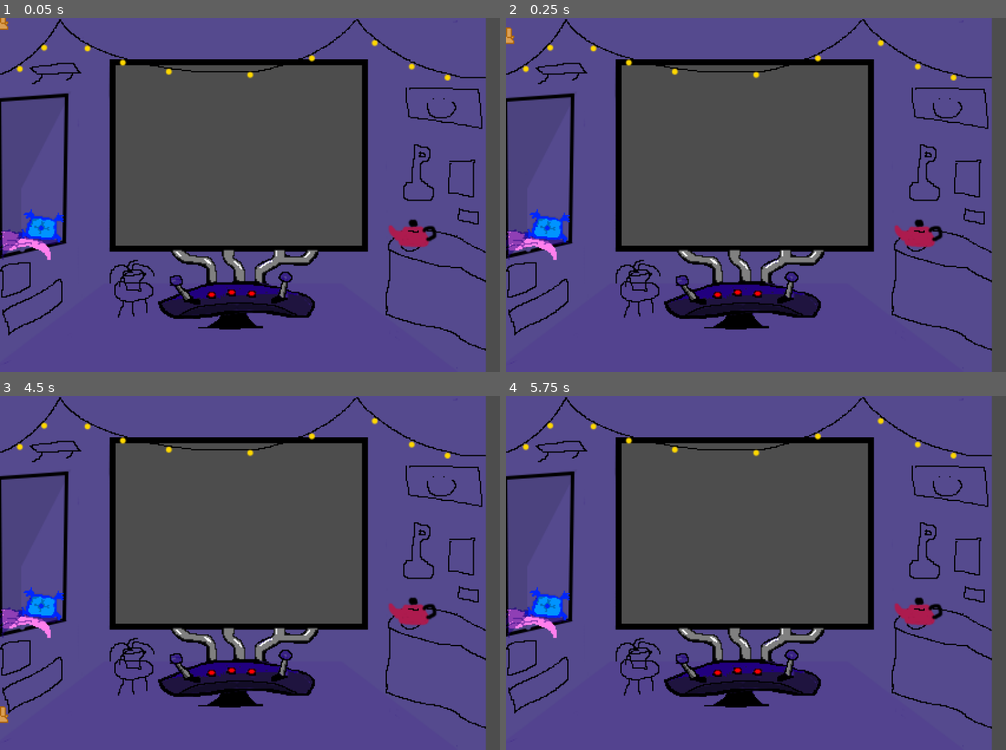
Above: before the commit, frames 1-4 (two rows, left to right).
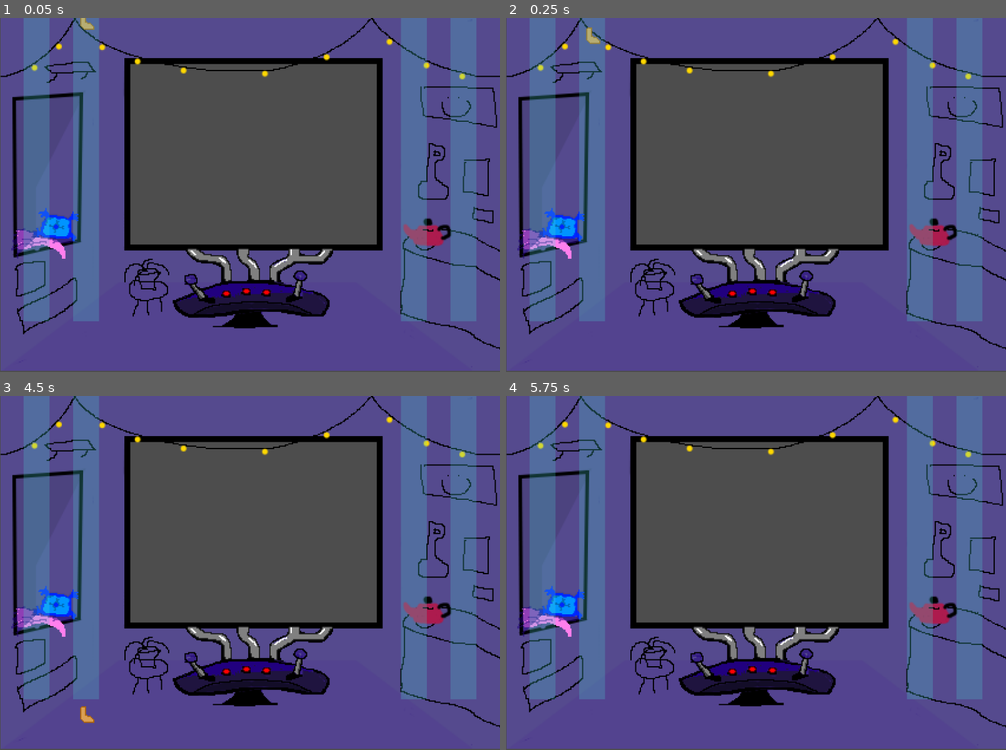
Above: after the commit, the same moments.

Repository: SlickleCode/GMTK2024
Game: Godot game, scene res://main.tscn
The game is run twice, just before and just after one commit, with the same random seed, the same clock (stepped at 60 frames per second) and the same inputs. Sound files missing from this copy of the repository are replaced by a short silence.
Inputs:
- Up to frame 1 (0.05 s): no input
- Up to frame 2 (0.25 s): no input
- Up to frame 3 (4.5 s): no input
- Up to frame 4 (5.75 s): no input

The runs differ from the first frame. In frame 1, 35% of the frame differs, in the area x 0-100%, y 0-100%; in frame 2, 35%; in frame 3, 35%; in frame 4, 35%.

Commit message:
spacing added, hands and feet go to dif places, chutes exist

Diff:
--- a/main.gd
+++ b/main.gd
@@ -13,10 +13,10 @@
 
 func _on_conductor_spot_in_measure(position):
 	if position == 1:
-		$NoteManager.create_note()
+		$NoteManager.create_random_note()
 	elif position == 2:
-		$NoteManager.create_note()
+		$NoteManager.create_random_note()
 	elif position == 3:
-		$NoteManager.create_note()
+		$NoteManager.create_random_note()
 	elif position == 4:
-		$NoteManager.create_note()
+		$NoteManager.create_random_note()
--- a/main.tscn
+++ b/main.tscn
@@ -11,7 +11,7 @@
 script = ExtResource("1_swfh4")
 
 [node name="Outer World Background" type="Sprite2D" parent="."]
-position = Vector2(200, 150)
+position = Vector2(212.5, 149)
 texture = ExtResource("2_ovyu4")
 
 [node name="Inner World" type="Sprite2D" parent="."]
--- a/scenes/note_manager.tscn
+++ b/scenes/note_manager.tscn
@@ -1,8 +1,47 @@
-[gd_scene load_steps=2 format=3 uid="uid://cbc1l11kyrrac"]
+[gd_scene load_steps=3 format=3 uid="uid://cbc1l11kyrrac"]
 
 [ext_resource type="Script" path="res://scripts/note_manager.gd" id="1_a1op6"]
+[ext_resource type="Texture2D" uid="uid://bk804jaongka7" path="res://assets/note_chute.png" id="2_8014w"]
 
 [node name="NoteManager" type="Node2D"]
 script = ExtResource("1_a1op6")
 
-[node name="NoteGroup" type="Node2D" parent="."]
+[node name="left_foot_spawner" type="Node2D" parent="."]
+position = Vector2(31, 0)
+
+[node name="left_foot_notes" type="Node2D" parent="left_foot_spawner"]
+
+[node name="Sprite2D" type="Sprite2D" parent="left_foot_spawner"]
+texture = ExtResource("2_8014w")
+centered = false
+offset = Vector2(-11, 0)
+
+[node name="right_foot_spawner" type="Node2D" parent="."]
+position = Vector2(73, 0)
+
+[node name="right_foot_notes" type="Node2D" parent="right_foot_spawner"]
+
+[node name="Sprite2D" type="Sprite2D" parent="right_foot_spawner"]
+texture = ExtResource("2_8014w")
+centered = false
+offset = Vector2(-11, 0)
+
+[node name="left_hand_spawner" type="Node2D" parent="."]
+position = Vector2(351, 0)
+
+[node name="left_hand_notes" type="Node2D" parent="left_hand_spawner"]
+
+[node name="Sprite2D" type="Sprite2D" parent="left_hand_spawner"]
+texture = ExtResource("2_8014w")
+centered = false
+offset = Vector2(-11, 0)
+
+[node name="right_hand_spawner" type="Node2D" parent="."]
+position = Vector2(393, 0)
+
+[node name="right_hand_notes" type="Node2D" parent="right_hand_spawner"]
+
+[node name="Sprite2D" type="Sprite2D" parent="right_hand_spawner"]
+texture = ExtResource("2_8014w")
+centered = false
+offset = Vector2(-11, 0)
--- a/scripts/note.gd
+++ b/scripts/note.gd
@@ -2,10 +2,19 @@
 
 @export_range(0, 4) var body_part := 0
 
-var notes = [preload("res://assets/left_foot.png"),
-preload("res://assets/right_foot.png"),
-preload("res://assets/left_hand.png"),
-preload("res://assets/right_hand.png")]
+enum Limb {
+	LEFT_FOOT,
+	RIGHT_FOOT,
+	LEFT_HAND,
+	RIGHT_HAND
+}
+
+var notes = [
+	preload("res://assets/left_foot.png"),
+	preload("res://assets/right_foot.png"),
+	preload("res://assets/left_hand.png"),
+	preload("res://assets/right_hand.png")
+]
 
 var potential_score = 0
 
@@ -16,22 +25,17 @@
 func _on_poor_rating_area_entered(area):
 	potential_score += 1
 
-
 func _on_good_rating_area_entered(area):
 	potential_score += 1
-
 
 func _on_perfect_rating_area_entered(area):
 	potential_score += 1
 
-
 func _on_poor_rating_area_exited(area):
 	potential_score = potential_score - 1
-
 
 func _on_good_rating_area_exited(area):
 	potential_score = potential_score - 1
 
-
 func _on_perfect_rating_area_exited(area):
 	potential_score = potential_score - 1
--- a/scripts/note_manager.gd
+++ b/scripts/note_manager.gd
@@ -2,18 +2,30 @@
 
 var note_scene = preload('res://scenes/Note.tscn')
 
-func _ready():
-	create_note()
-	create_note()
-	create_note()
-	create_note()
+func _physics_process(delta):
+	var notes = $left_foot_spawner/left_foot_notes.get_children()
+	notes.append_array($right_foot_spawner/right_foot_notes.get_children())
+	notes.append_array($left_hand_spawner/left_hand_notes.get_children())
+	notes.append_array($right_hand_spawner/right_hand_notes.get_children())
 
-func _physics_process(delta):
-	var notes = $NoteGroup.get_children()
 	for note in notes:
 		note.position.y += 1
 
-func create_note():
+func create_random_note():
+	create_note_of_type(randi_range(0, 3))
+
+func create_note_of_type(limb_type):
 	var note_instance = note_scene.instantiate()
-	note_instance.body_part = randi_range(0, 4)
-	$NoteGroup.add_child(note_instance)
+	note_instance.body_part = limb_type
+	add_note_to_group(note_instance)
+
+func add_note_to_group(note):
+	#TODO based on part, put in certain lane
+	if note.body_part == note.Limb.LEFT_FOOT:
+		$left_foot_spawner/left_foot_notes.add_child(note)
+	elif note.body_part == note.Limb.RIGHT_FOOT:
+		$right_foot_spawner/right_foot_notes.add_child(note)
+	elif note.body_part == note.Limb.LEFT_HAND:
+		$left_hand_spawner/left_hand_notes.add_child(note)
+	elif note.body_part == note.Limb.RIGHT_HAND:
+		$right_hand_spawner/right_hand_notes.add_child(note)
Binary file changed: assets/note_chute.png
Not shown, added: assets/note_chute.png.import
Binary file removed: assets/note_chute_smoky.png
Not shown: 1 places in main.tscn that only renumber resources
